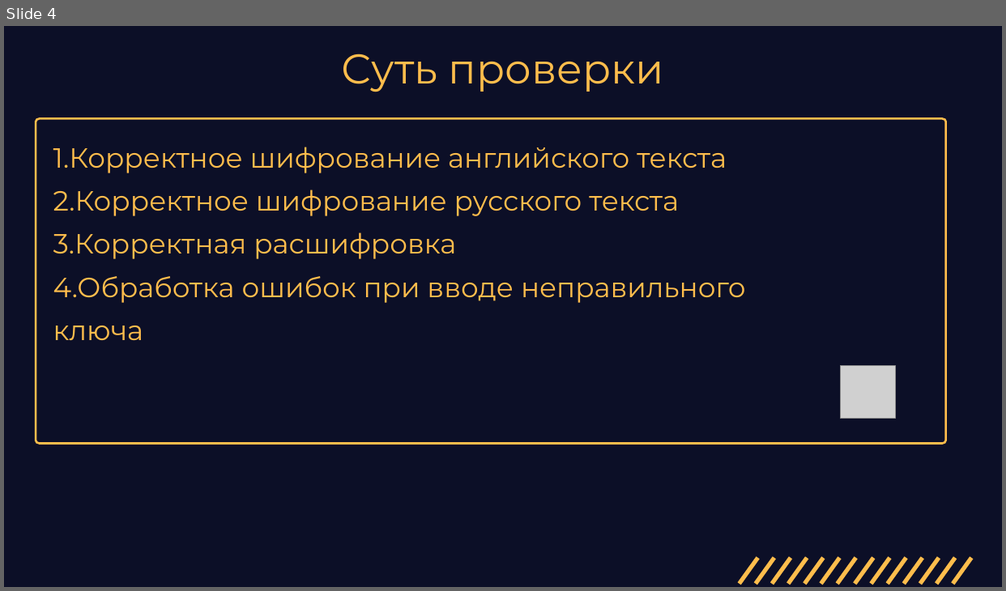
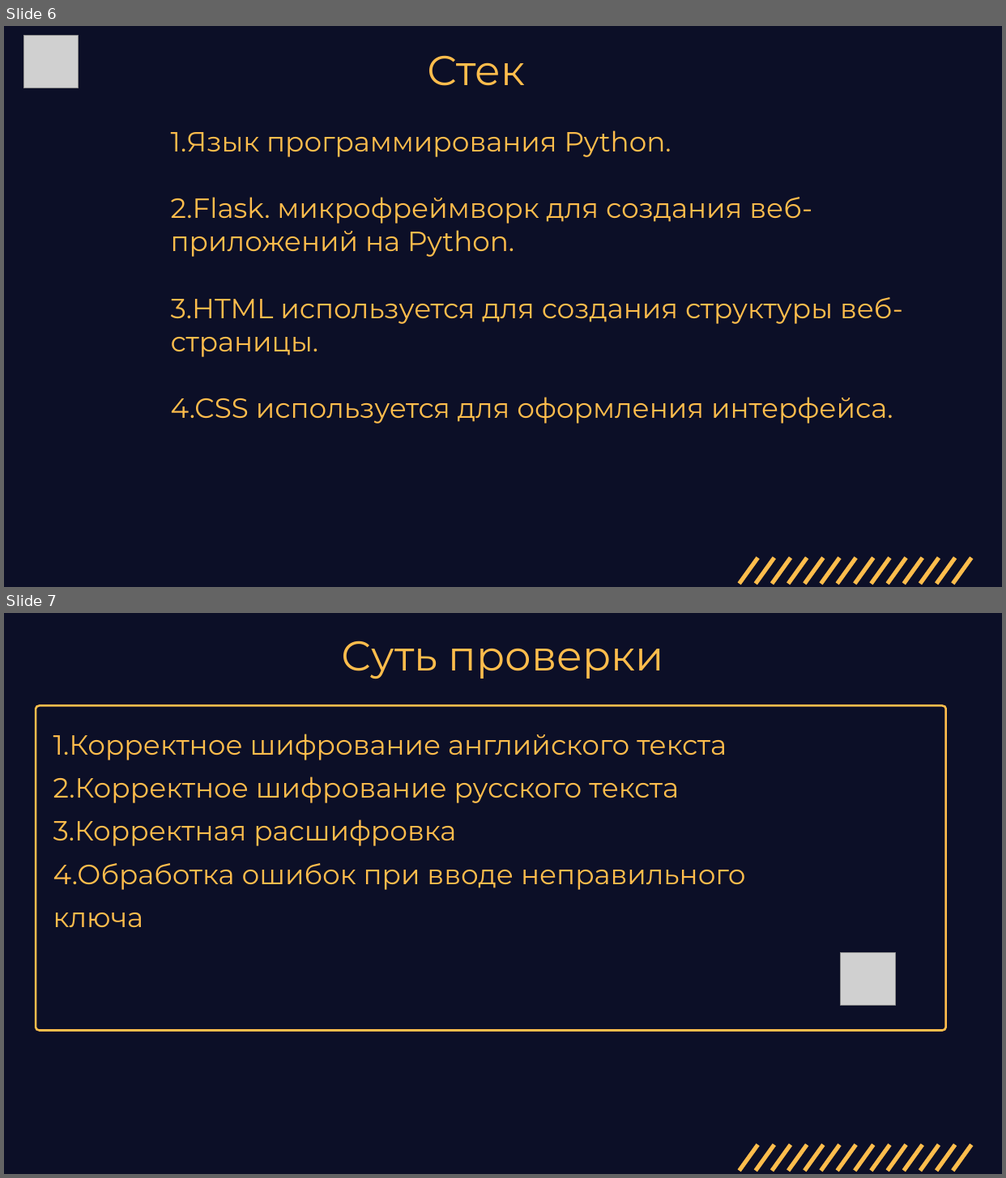
Before and after one commit to Samira13456/project1, a slide deck: pr11.pptx. Shown one above the other, each under a label of ours: slide 4 before the commit, slides 6 and 7 after it. The pictures are 1006x591 and 1006x1178 pixels, drawn with LibreOffice and Linux fonts; fonts in the diff are those of the drawing; grey boxes stand for pictures. Boxes give left, top, right and bottom in pixels: in the first picture for what was removed or moved away, otherwise in the second. Text is boxed around its words. In the diff, an @@ line names an element or a change of style, - is before the commit and + after.

```diff
--- a/pr11.pptx
+++ b/pr11.pptx
@@ slide 6 added at (4, 26, 1002, 587), background #0C0F27 @@
@@ picture added at (23, 36, 78, 88) @@
@@ text added at (427, 55, 525, 86), 60 pt, text #FFBD4C @@
+Стек
@@ text added at (171, 130, 903, 424), 40 pt, text #FFBD4C @@
+1.Язык программирования Python.
+2.Flask. микрофреймворк для создания веб-приложений на Python.
+3.HTML используется для создания структуры веб-страницы.
+4.CSS используется для оформления интерфейса.
@@ group added at (739, 558, 856, 584): 7 lines @@
@@ group added at (854, 558, 971, 584): 7 lines @@
@@ what was slide 4 is now slide 7 @@
```
Also in this commit, not shown: 4 slides changed, 4 other slides added, 2 slides removed.
